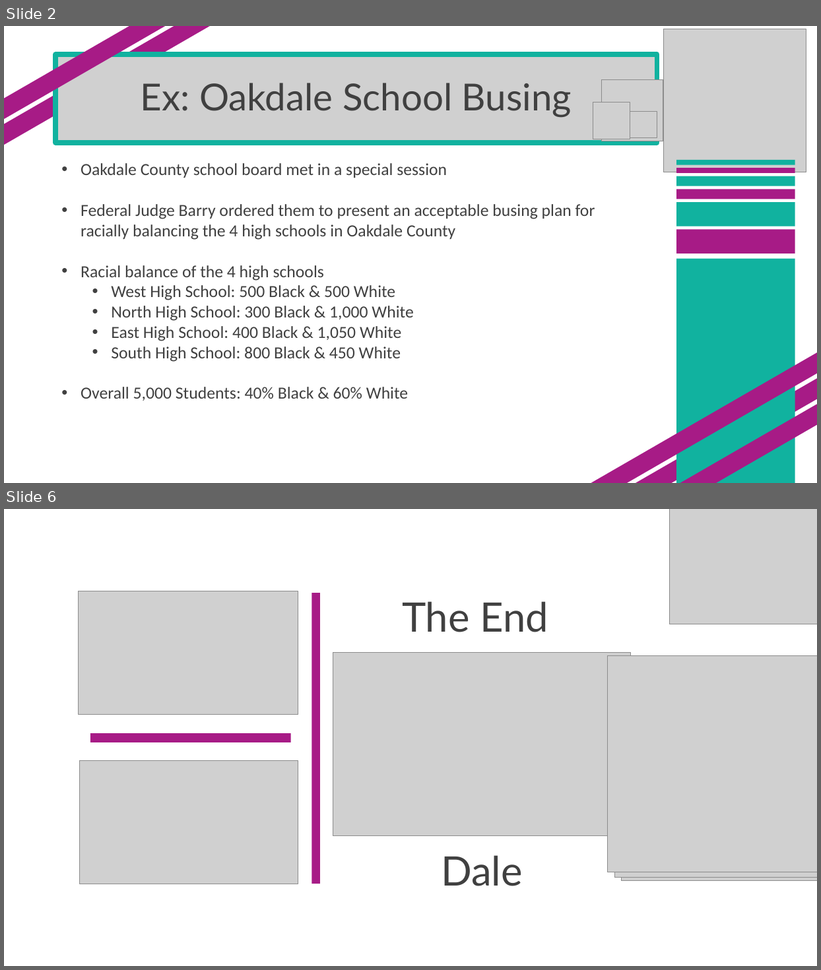
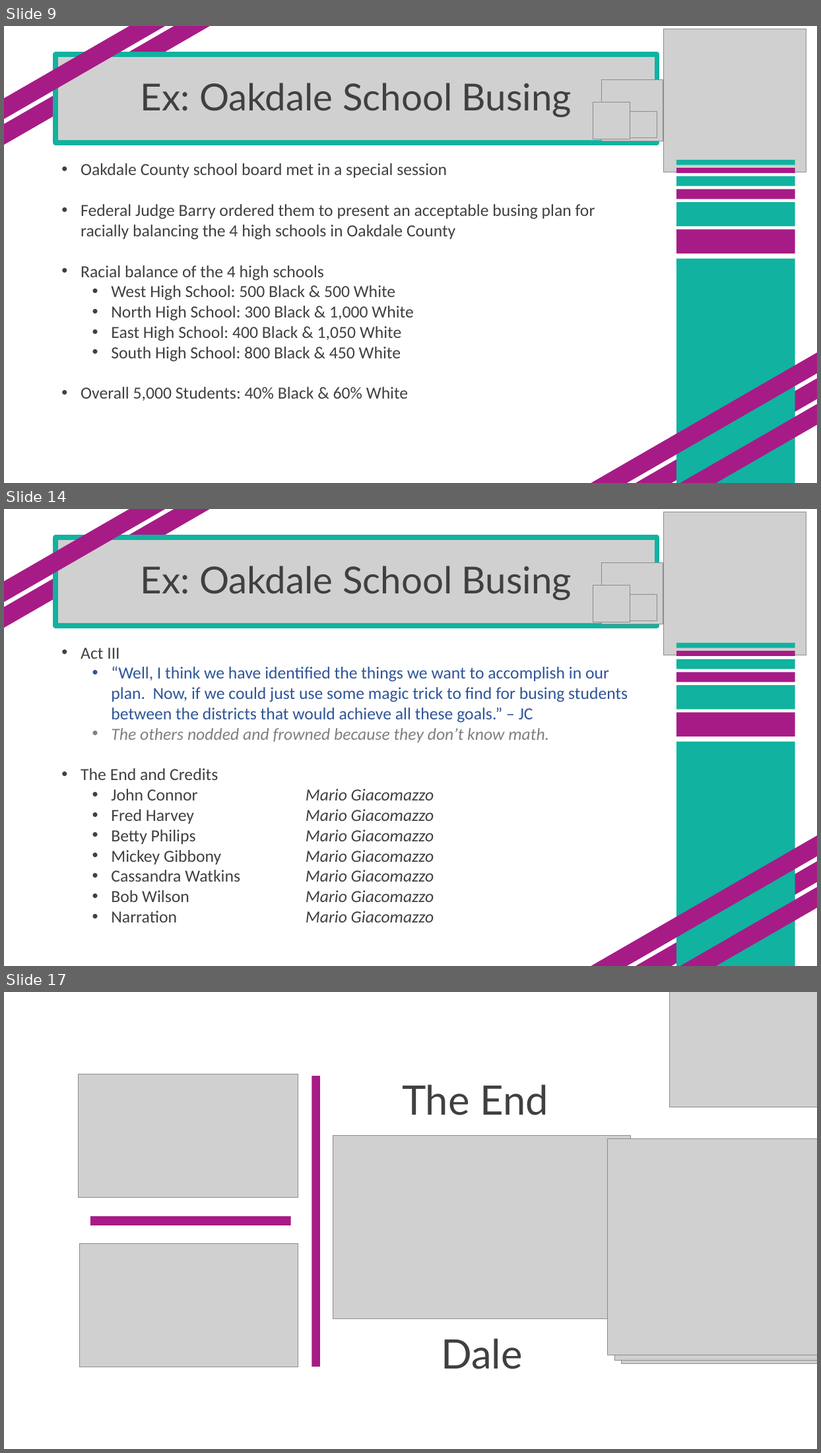
Before and after one commit to SuperMarioGiacomazzo/STOR305_WEBSITE, a slide deck: Lectures/Lecture 16/Lecture 16.pptx. Shown one above the other, each under a label of ours: slides 2 and 6 before the commit, slides 9, 14 and 17 after it; the slides between them are not shown. The pictures are 821x970 and 821x1453 pixels, drawn with LibreOffice and Linux fonts; fonts in the diff are those of the drawing; grey boxes stand for pictures. Boxes give left, top, right and bottom in pixels: in the first picture for what was removed or moved away, otherwise in the second. Text is boxed around its words. In the diff, an @@ line names an element or a change of style, - is before the commit and + after.

```diff
--- a/Lectures/Lecture 16/Lecture 16.pptx
+++ b/Lectures/Lecture 16/Lecture 16.pptx
@@ slide 14 added at <box>4,509,817,966</box>, background #FFFFFF @@
@@ rectangle added at <box>4,509,219,638</box>, fill #A71B86 @@
@@ rectangle added at <box>4,509,207,618</box>, fill #A71B86 @@
@@ picture added at <box>663,512,806,655</box> @@
@@ picture added at <box>56,538,657,626</box> @@
@@ title added at <box>56,537,657,626</box>, outline #11B29F 6 pt, 44 pt, text #404040 @@
+Ex: Oakdale School Busing
@@ picture added at <box>602,563,663,625</box> @@
@@ picture added at <box>593,586,630,622</box> @@
@@ picture added at <box>630,594,657,621</box> @@
@@ rectangle added at <box>677,643,795,648</box>, fill #11B29F @@
@@ text added at <box>81,648,628,923</box>, 20 pt, text #404040 @@
+• Act III
+  • “Well, I think we have identified the things we want to accomplish in our plan. Now, if we could just use some magic trick to find for busing students between the districts that would achieve all these goals.” – JC
+  • The others nodded and frowned because they don’t know math.
+• The End and Credits
+  • John Connor Mario Giacomazzo
+  • Fred Harvey Mario Giacomazzo
+  • Betty Philips Mario Giacomazzo
+  • Mickey Gibbony Mario Giacomazzo
+  • Cassandra Watkins Mario Giacomazzo
+  • Bob Wilson Mario Giacomazzo
+  • Narration Mario Giacomazzo
@@ rectangle added at <box>677,651,795,656</box>, fill #A71B86 @@
@@ rectangle added at <box>677,659,795,669</box>, fill #11B29F @@
@@ rectangle added at <box>677,673,795,682</box>, fill #A71B86 @@
@@ rectangle added at <box>677,685,795,710</box>, fill #11B29F @@
@@ rectangle added at <box>677,713,795,737</box>, fill #A71B86 @@
@@ rectangle added at <box>677,742,795,966</box>, fill #11B29F @@
@@ rectangle added at <box>572,820,817,966</box>, fill #A71B86 @@
@@ rectangle added at <box>624,839,817,966</box>, fill #A71B86 @@
@@ rectangle added at <box>635,859,817,966</box>, fill #A71B86 @@
@@ what was slide 2 is now slide 9 @@
@@ what was slide 6 is now slide 17 @@
```
Also in this commit, not shown: 3 slides changed, 10 other slides added, 57 other files.
